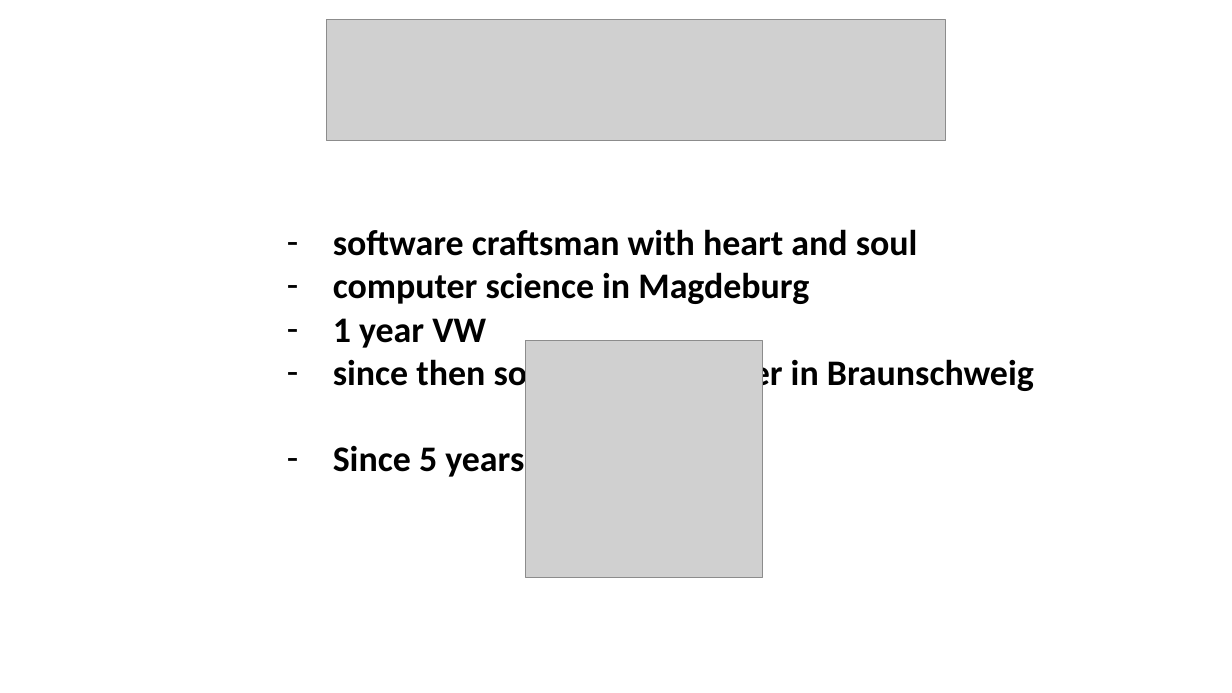
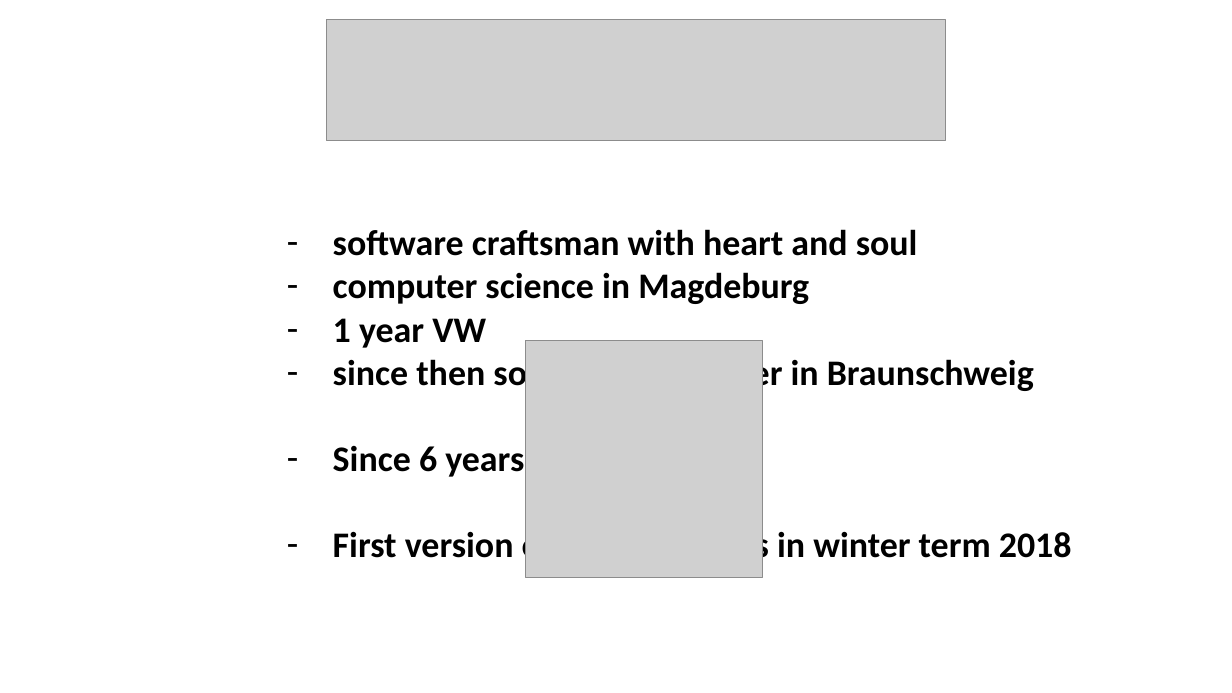
Before and after one commit to stevenschwenke/SoftwareEngineeringCourse, a slide deck: slide 2 of 01_introduction/introduction_slides.pptx. Drawn at 1232x693 pixels with LibreOffice and Linux fonts; fonts in the diff are those of the drawing; grey boxes stand for pictures. Boxes give left, top, right and bottom in pixels: in the first picture for what was removed or moved away, otherwise in the second. Text is boxed around its words. In the diff, an @@ line names an element or a change of style, - is before the commit and + after.

```diff
--- a/01_introduction/introduction_slides.pptx
+++ b/01_introduction/introduction_slides.pptx
@@ text at [333,446,1072,567]: text changed @@
-– Since 5 years
+– Since 6 years
+– First version of these lectures in winter term 2018
```
Also in this commit, not shown: 1 other slide changed, 1 slide added, 11 other files.
